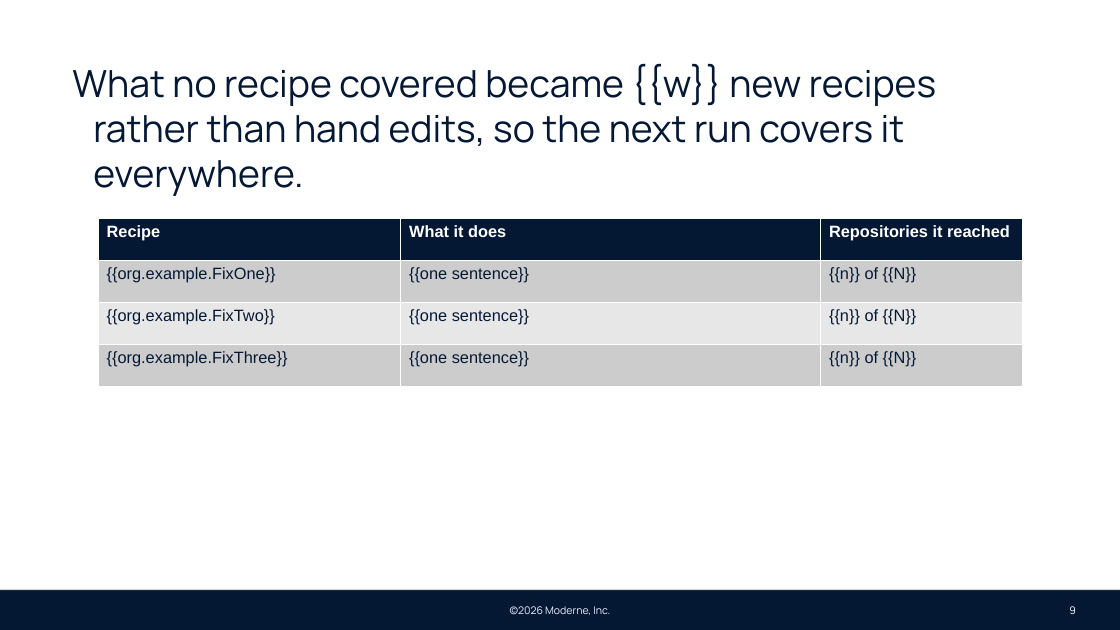
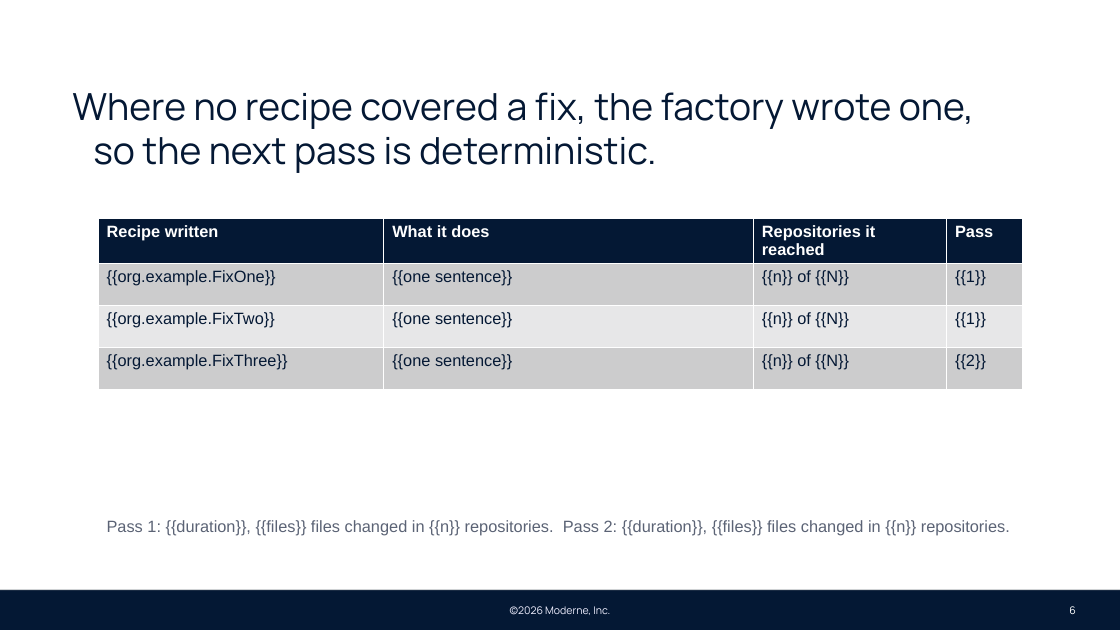
Before and after one commit to moderneinc/moderne-docs, a slide deck: slide 6 of static/decks/moderne-pov.pptx (slide 9 before the commit). Drawn at 1120x630 pixels with LibreOffice and Linux fonts; fonts in the diff are those of the drawing; background and template pictures are left out. Boxes give left, top, right and bottom in pixels: in the first picture for what was removed or moved away, otherwise in the second. Text is boxed around its words. In the diff, an @@ line names an element or a change of style, - is before the commit and + after.

Commit message:
Tell the proof of value as a story of prompts, in windows you can watch, with or without a tenant
The deck is now the script: each slide's command is a step the session runs as a session of its own in a terminal window, from an ordinary fix-code-quality prompt to the same prompt as a standing factory, a migration, a vulnerability watch and a data-flow question, closing on the recipes the agent wrote. A step ends by writing board/<step>.md, which the outer session waits for, so no step needs --unattended. The page and the picker also cover a CLI with no tenant, where the repositories are synced to the machine and --org is left off.

```diff
--- a/static/decks/moderne-pov.pptx
+++ b/static/decks/moderne-pov.pptx
@@ text at [72,92,974,173]: text changed @@
-What no recipe covered became {{w}} new recipes rather than hand edits, so the next run covers it everywhere.
+Where no recipe covered a fix, the factory wrote one, so the next pass is deterministic.
@@ table at [98,218,1023,386] @@
-column 1, row 1: Recipe
+column 1, row 1: Recipe written
+column 4: Pass | {{1}} | {{1}} | {{2}}
@@ text added at [107,520,1010,536], 14 pt, text #5B6375 @@
+Pass 1: {{duration}}, {{files}} files changed in {{n}} repositories. Pass 2: {{duration}}, {{files}} files changed in {{n}} repositories.
@@ page number at [1069,606,1076,614]: text changed @@
-9
+6
```
Also in this commit, not shown: 5 other slides changed, 6 slides added, 7 slides removed, 3 other files.
